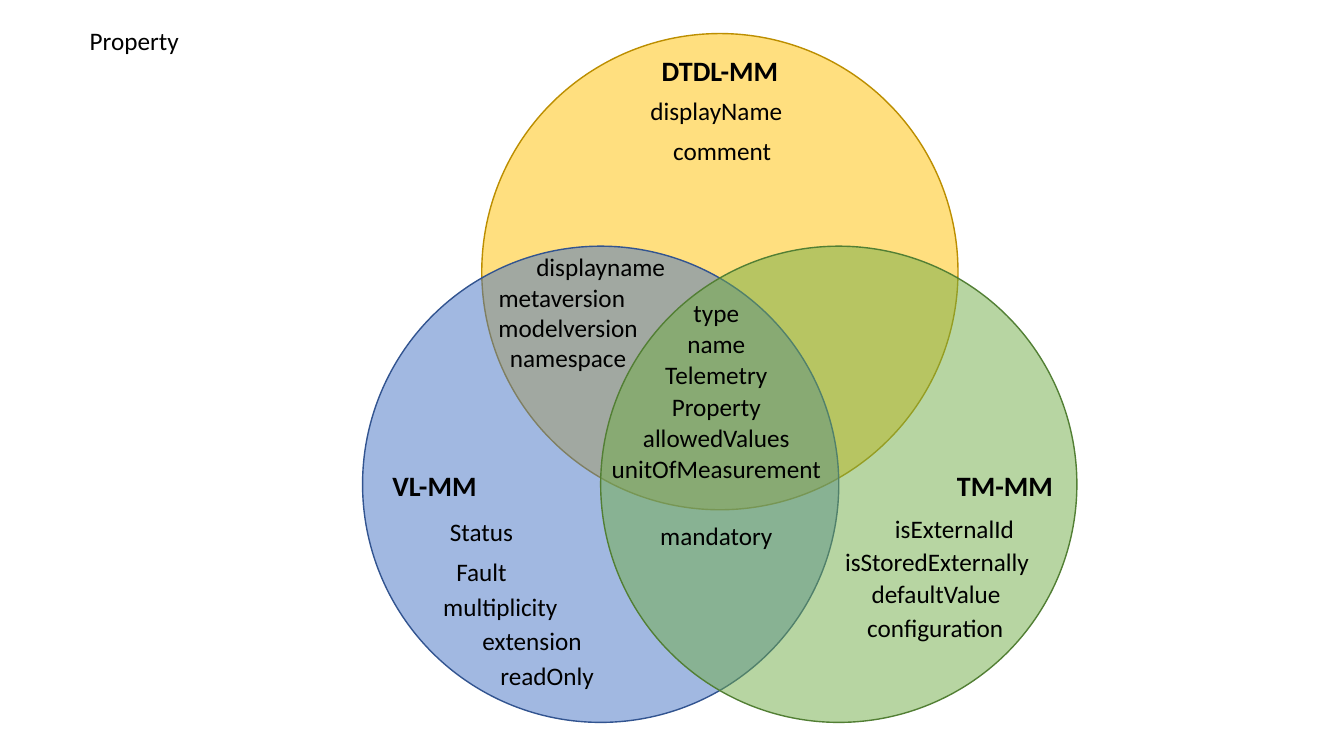
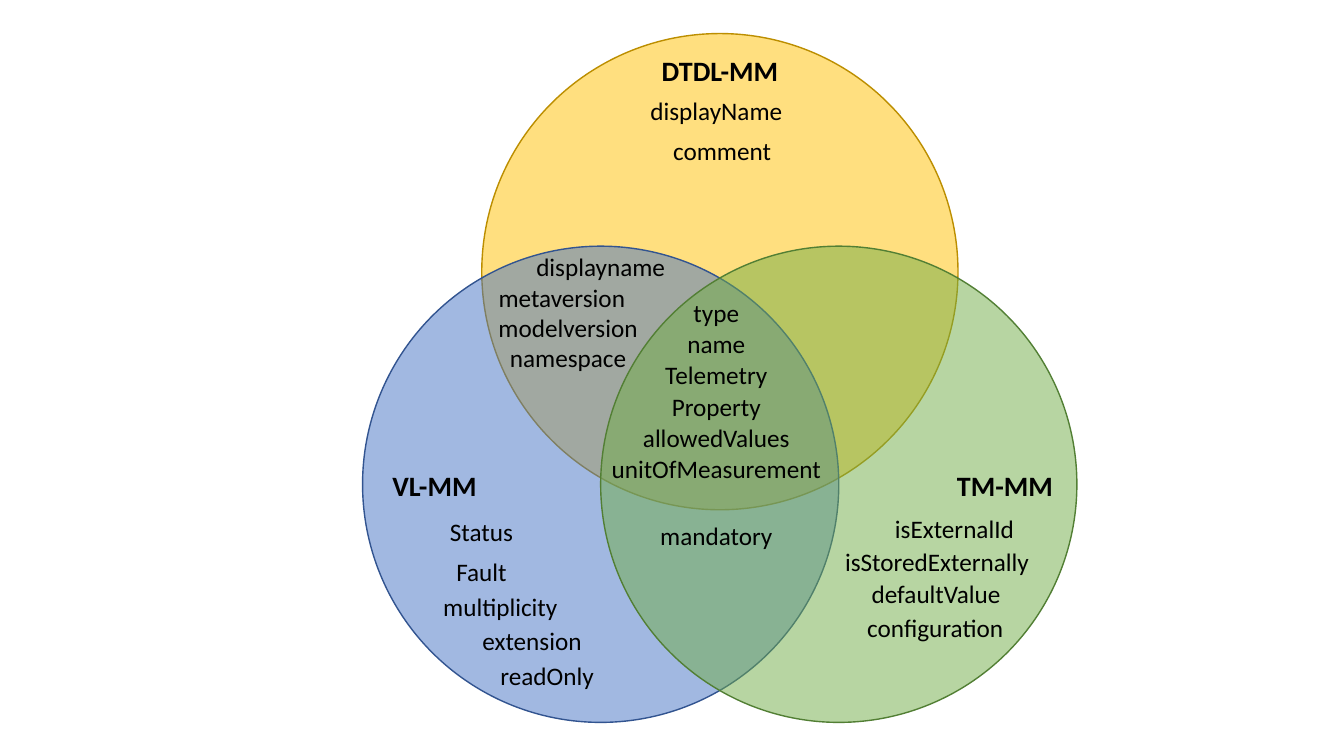
Before and after one commit to derlehner/dt_language_comparison, a slide deck: slide 3 of Figures.pptx. Drawn at 1344x756 pixels with LibreOffice and Linux fonts; fonts in the diff are those of the drawing. Boxes give left, top, right and bottom in pixels: in the first picture for what was removed or moved away, otherwise in the second. Text is boxed around its words. In the diff, an @@ line names an element or a change of style, - is before the commit and + after.

```diff
--- a/Figures.pptx
+++ b/Figures.pptx
@@ text removed at (90,33,179,54) @@
-Property
```
Also in this commit, not shown: 3 other slides changed.
